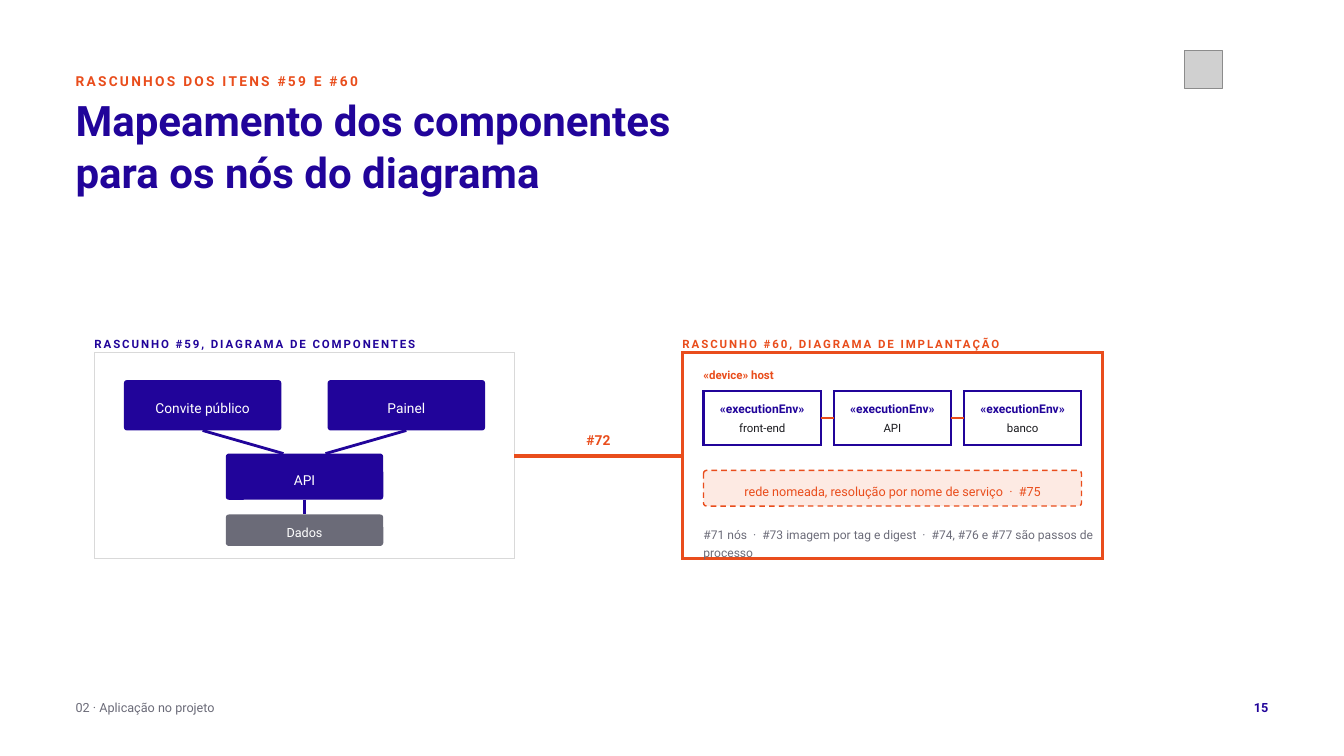
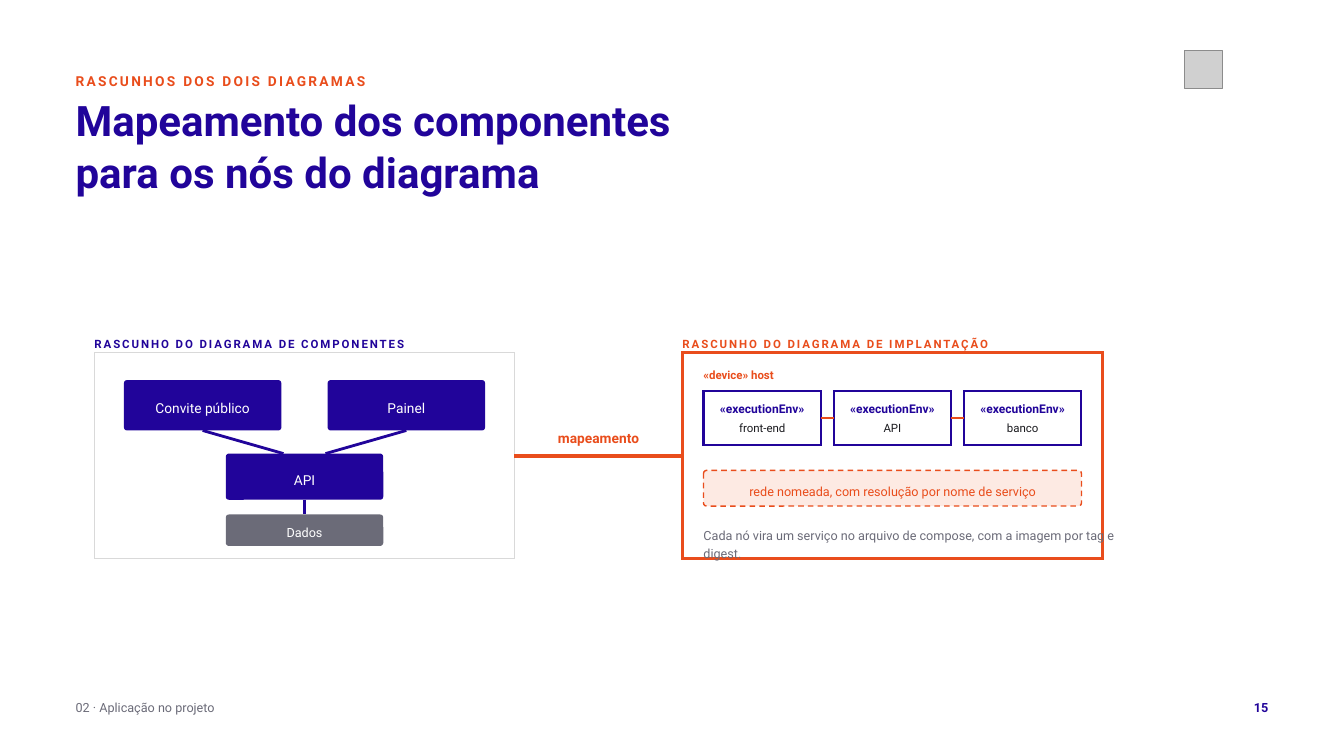
Before and after one commit to tcpassos/invite-app, a slide deck: slide 15 of trabalhos/T1-Docker-Invite-People.pptx. Drawn at 1344x756 pixels with LibreOffice and Linux fonts; fonts in the diff are those of the drawing; grey boxes stand for pictures. Boxes give left, top, right and bottom in pixels: in the first picture for what was removed or moved away, otherwise in the second. Text is boxed around its words. In the diff, an @@ line names an element or a change of style, - is before the commit and + after.

Commit message:
docs: troca os numeros de work item pelo nome do artefato nos slides do T1

```diff
--- a/trabalhos/T1-Docker-Invite-People.pptx
+++ b/trabalhos/T1-Docker-Invite-People.pptx
@@ text at [76, 76, 365, 86]: text changed @@
-RASCUNHOS DOS ITENS #59 E #60
+RASCUNHOS DOS DOIS DIAGRAMAS
@@ text at [304, 156, 917, 540]: text changed @@
-RASCUNHO #60, DIAGRAMA DE IMPLANTAÇÃO
+RASCUNHO DO DIAGRAMA DE IMPLANTAÇÃO
@@ text at [94, 339, 404, 348]: text changed @@
-RASCUNHO #59, DIAGRAMA DE COMPONENTES
+RASCUNHO DO DIAGRAMA DE COMPONENTES
@@ text at [558, 434, 639, 446]: text changed @@
-#72
+mapeamento
@@ text at [749, 486, 1036, 499]: text changed @@
-rede nomeada, resolução por nome de serviço · #75
+rede nomeada, com resolução por nome de serviço
@@ text at [703, 528, 1114, 561]: text changed; size 8.6 to 9 pt @@
-#71 nós · #73 imagem por tag e digest · #74, #76 e #77 são passos de processo
+Cada nó vira um serviço no arquivo de compose, com a imagem por tag e digest.
```
Also in this commit, not shown: 8 other slides changed, 13 other files.
